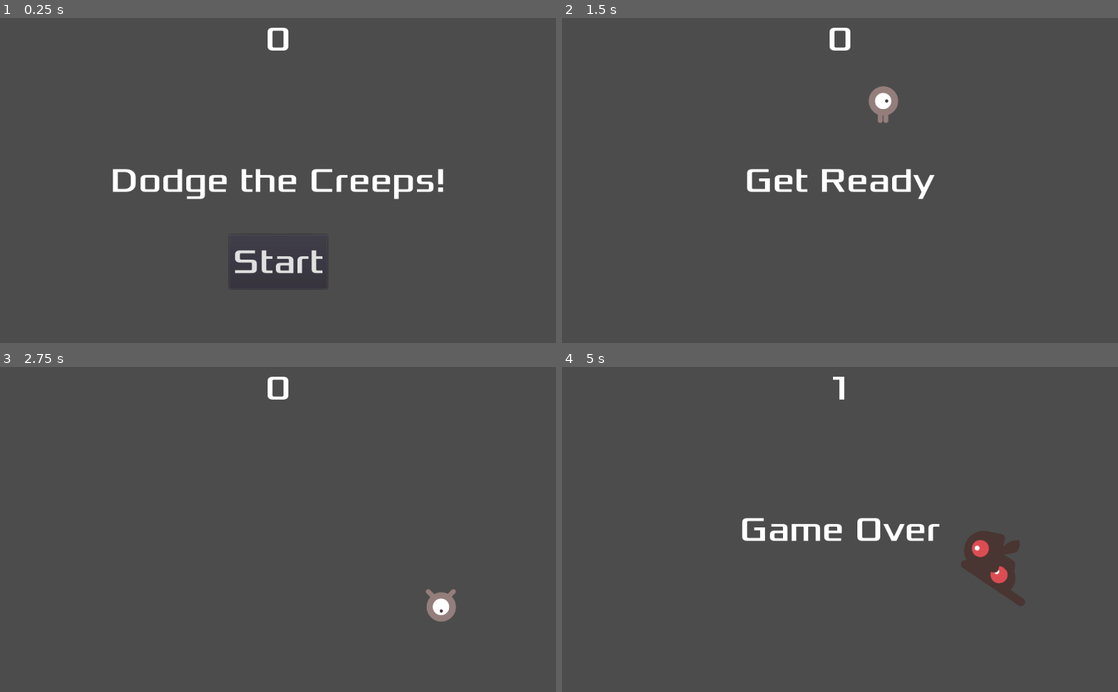
Above: before the commit, frames 1-4 (two rows, left to right).
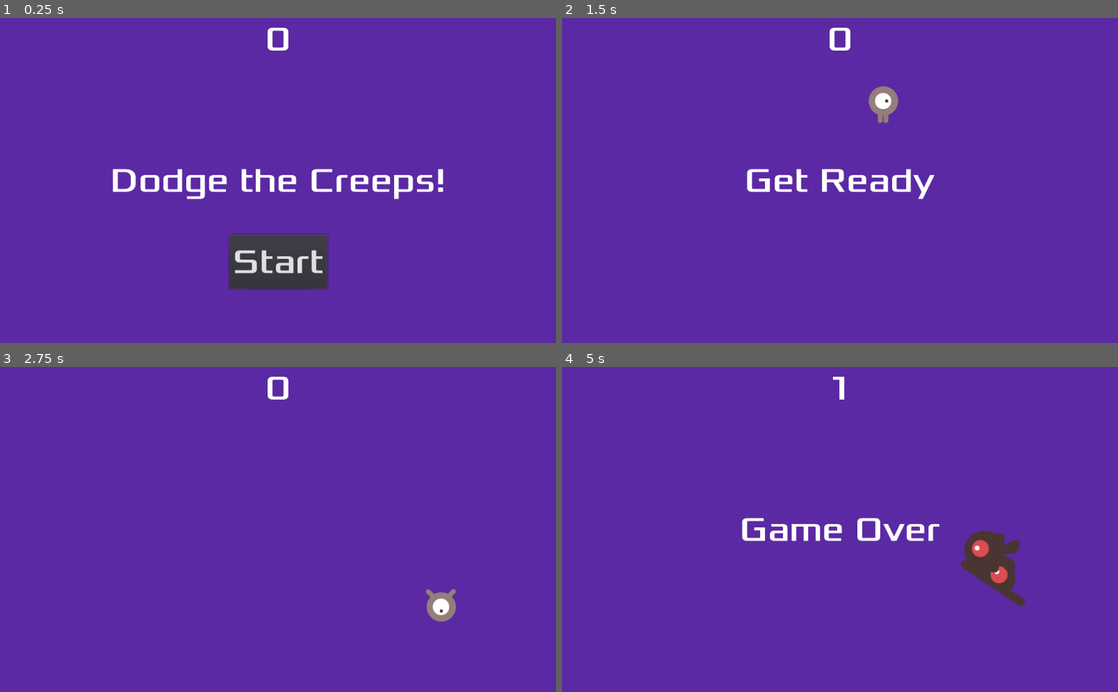
Above: after the commit, the same moments.

Repository: afska/test-godot-2d
Game: Godot game, scene res://screens/Main.tscn
Same seed, same stepped clock (60 frames per second), same inputs: the game is played once before the commit and once after it.
Inputs:
- Up to frame 1 (0.25 s): no input
- Up to frame 2 (1.5 s): click "Start" at 0.5 s; tap Enter at 1.25 s; hold Right (ui_right) from 1.28 s (still down)
- Up to frame 3 (2.75 s): release Right (ui_right) at 2.03 s; hold Down (ui_down) from 2.03 s (still down)
- Up to frame 4 (5 s): release Down (ui_down) at 2.78 s; hold Right (ui_right) 2.78-3.53 s; hold Up (ui_up) 3.53-4.28 s; hold Left (ui_left) from 4.28 s (still down)

The runs differ from the first frame. In frame 1, 96% of the frame differs, in the area x 0-100%, y 0-100%; in frame 2, 99%; in frame 3, 99%; in frame 4, 98%.

Commit message:
Adding background

Diff:
--- a/screens/Main.tscn
+++ b/screens/Main.tscn
@@ -13,6 +13,14 @@
 [node name="Main" type="Node"]
 script = ExtResource( 1 )
 Mob = ExtResource( 3 )
+
+[node name="Background" type="ColorRect" parent="."]
+margin_right = 1024.0
+margin_bottom = 600.0
+color = Color( 0.360784, 0.164706, 0.643137, 1 )
+__meta__ = {
+"_edit_use_anchors_": false
+}
 
 [node name="Player" parent="." instance=ExtResource( 2 )]
 
